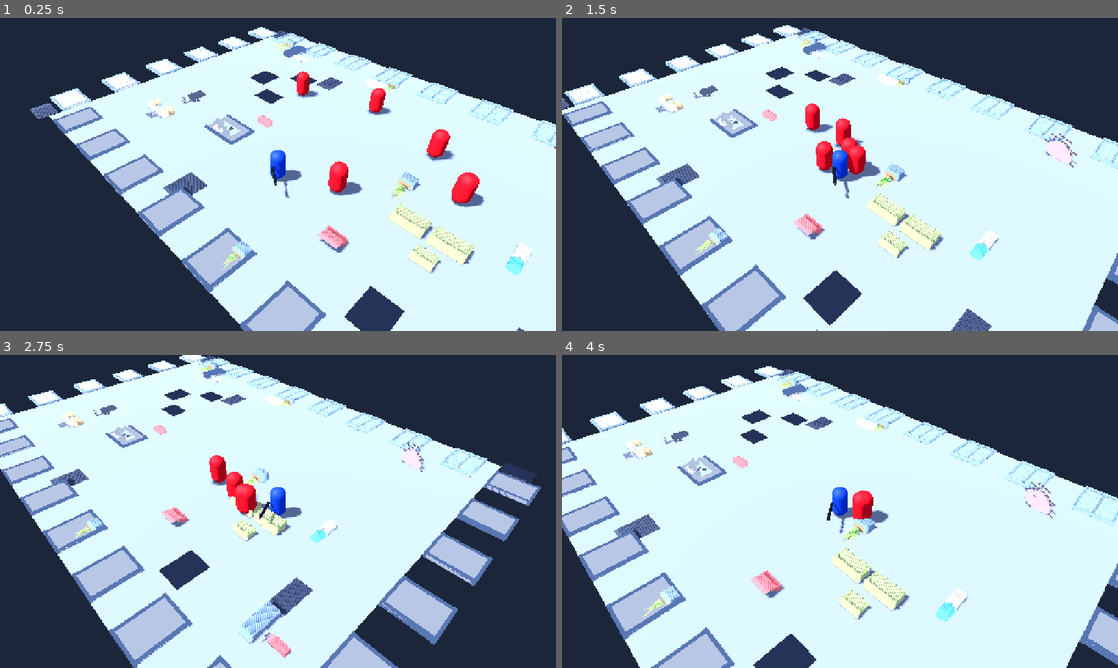
Above: before the commit, frames 1-4 (two rows, left to right).
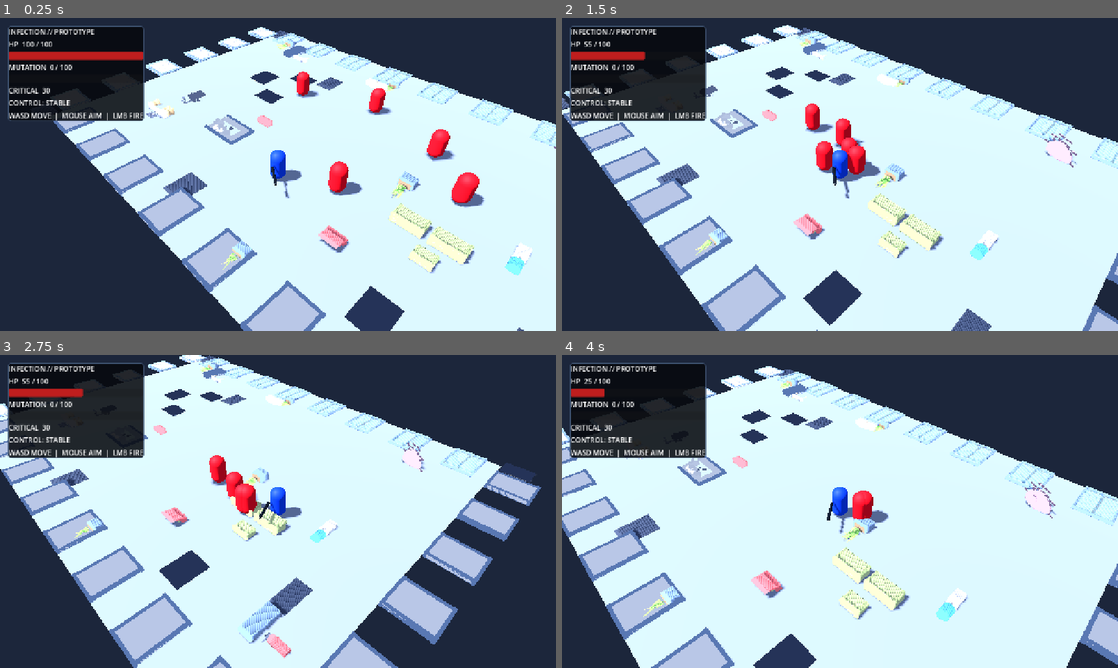
Above: after the commit, the same moments.

Repository: bageus/Infection-shooter
Game: Godot game, scene res://game/bootstrap/app/main.tscn
Same seed, same stepped clock (60 frames per second), same inputs: the game is played once before the commit and once after it.
Inputs (mouse positions are in pixels of both pictures, inside the frame that each line leads up to):
- Up to frame 1 (0.25 s): no input
- Up to frame 2 (1.5 s): move the mouse to (962, 158) at 0.52 s; press the mouse at (962, 158) at 0.53 s; hold D (move_right) 0.53-1.28 s; move the mouse to (728, 190) at 1.27 s; release the mouse at (728, 190) at 1.28 s; hold S (move_down) from 1.28 s (still down); click (728, 190) at 1.35 s
- Up to frame 3 (2.75 s): move the mouse to (333, 442) at 2.02 s; release S (move_down) at 2.03 s; press the mouse at (333, 442) at 2.03 s; hold D (move_right) from 2.03 s (still down)
- Up to frame 4 (4 s): move the mouse to (812, 574) at 2.77 s; release D (move_right) at 2.78 s; release the mouse at (812, 574) at 2.78 s; hold W (move_up) 2.78-3.53 s; click (812, 574) at 2.85 s; move the mouse to (1006, 558) at 3.52 s; press the mouse at (1006, 558) at 3.53 s; hold A (move_left) from 3.53 s (still down)

The runs differ from the first frame. In frame 1, 7.3% of the frame differs, in the area x 1-26%, y 2-33%; in frame 2, 7.4%; in frame 3, 7.4%; in frame 4, 7.4%.

Commit message:
feat: add T002 prototype HUD

Diff:
--- a/game/presentation/office_floor/module.json
+++ b/game/presentation/office_floor/module.json
@@ -3,6 +3,13 @@
   "layer": "presentation",
   "purpose": "Present a hand-authored office combat floor assembled from reusable model and gameplay scenes.",
   "state_owner": [],
-  "public_api": ["public/office_floor.tscn"],
-  "dependencies": ["features.player", "features.infected", "features.infection_source"]
+  "public_api": [
+    "public/office_floor.tscn"
+  ],
+  "dependencies": [
+    "features.player",
+    "features.infected",
+    "features.infection_source",
+    "presentation.prototype_hud"
+  ]
 }
--- a/game/presentation/office_floor/public/office_floor.tscn
+++ b/game/presentation/office_floor/public/office_floor.tscn
@@ -30,6 +30,7 @@
 [ext_resource type="Script" path="res://game/presentation/office_floor/office_floor.gd" id="28_floor_script"]
 [ext_resource type="PackedScene" path="res://game/features/infected/public/infected_capsule.tscn" id="29_enemy"]
 [ext_resource type="PackedScene" path="res://game/features/infection_source/public/infection_source.tscn" id="30_source"]
+[ext_resource type="PackedScene" path="res://game/presentation/prototype_hud/public/prototype_hud.tscn" id="31_hud"]
 
 [sub_resource type="StandardMaterial3D" id="FloorMaterial"]
 albedo_color = Color(0.42, 0.45, 0.5, 1)
@@ -294,3 +295,6 @@
 
 [node name="Infected05" parent="Enemies" instance=ExtResource("29_enemy")]
 position = Vector3(4, 1, 3)
+
+
+[node name="PrototypeHUD" parent="." instance=ExtResource("31_hud")]
--- /dev/null
+++ b/game/presentation/prototype_hud/module.json
@@ -0,0 +1,12 @@
+{
+  "id": "presentation.prototype_hud",
+  "layer": "presentation",
+  "purpose": "Present prototype health, mutation, critical threshold, and control-loss feedback.",
+  "state_owner": [],
+  "public_api": [
+    "public/prototype_hud.tscn"
+  ],
+  "dependencies": [
+    "features.player"
+  ]
+}
--- /dev/null
+++ b/game/presentation/prototype_hud/prototype_hud.gd
@@ -0,0 +1,48 @@
+extends CanvasLayer
+
+@export var player_path: NodePath
+
+@onready var health_bar: ProgressBar = $Margin/Panel/VBox/HealthBar
+@onready var health_label: Label = $Margin/Panel/VBox/HealthLabel
+@onready var mutation_bar: ProgressBar = $Margin/Panel/VBox/MutationBar
+@onready var mutation_label: Label = $Margin/Panel/VBox/MutationLabel
+@onready var critical_label: Label = $Margin/Panel/VBox/CriticalLabel
+@onready var control_label: Label = $Margin/Panel/VBox/ControlLabel
+
+var _player: Node
+var _infection: Node
+
+
+func _ready() -> void:
+	_player = get_node(player_path)
+	_infection = _player.get_node("InfectionRuntime")
+	health_bar.max_value = _player.max_health
+	mutation_bar.max_value = 100.0
+	_refresh()
+
+
+func _process(_delta: float) -> void:
+	_refresh()
+
+
+func _refresh() -> void:
+	if _player == null or _infection == null:
+		return
+
+	health_bar.value = _player.health
+	health_label.text = "HP  %d / %d" % [roundi(_player.health), roundi(_player.max_health)]
+
+	var mutation: float = _infection.call("get_mutation")
+	var critical: float = _infection.call("get_critical_threshold")
+	mutation_bar.value = mutation
+	mutation_label.text = "MUTATION  %d / 100" % roundi(mutation)
+	critical_label.text = "CRITICAL  %d" % roundi(critical)
+
+	if _infection.call("is_defeated"):
+		control_label.text = "CONTROL: DEFEAT"
+	elif _infection.call("is_control_lost"):
+		control_label.text = "CONTROL: LOST"
+	elif mutation >= critical:
+		control_label.text = "CONTROL: UNSTABLE"
+	else:
+		control_label.text = "CONTROL: STABLE"
--- /dev/null
+++ b/game/presentation/prototype_hud/public/prototype_hud.tscn
@@ -0,0 +1,74 @@
+[gd_scene load_steps=5 format=3]
+
+[ext_resource type="Script" path="res://game/presentation/prototype_hud/prototype_hud.gd" id="1_hud"]
+
+[sub_resource type="StyleBoxFlat" id="PanelStyle"]
+bg_color = Color(0.025, 0.035, 0.055, 0.88)
+border_width_left = 2
+border_width_top = 2
+border_width_right = 2
+border_width_bottom = 2
+border_color = Color(0.25, 0.33, 0.45, 0.9)
+corner_radius_top_left = 8
+corner_radius_top_right = 8
+corner_radius_bottom_right = 8
+corner_radius_bottom_left = 8
+
+[sub_resource type="StyleBoxFlat" id="HealthFill"]
+bg_color = Color(0.75, 0.12, 0.12, 1)
+corner_radius_top_left = 3
+corner_radius_top_right = 3
+corner_radius_bottom_right = 3
+corner_radius_bottom_left = 3
+
+[sub_resource type="StyleBoxFlat" id="MutationFill"]
+bg_color = Color(0.18, 0.85, 0.3, 1)
+corner_radius_top_left = 3
+corner_radius_top_right = 3
+corner_radius_bottom_right = 3
+corner_radius_bottom_left = 3
+
+[node name="PrototypeHUD" type="CanvasLayer"]
+script = ExtResource("1_hud")
+player_path = NodePath("../Player")
+
+[node name="Margin" type="MarginContainer" parent="."]
+offset_left = 18.0
+offset_top = 18.0
+offset_right = 318.0
+offset_bottom = 220.0
+
+[node name="Panel" type="PanelContainer" parent="Margin"]
+theme_override_styles/panel = SubResource("PanelStyle")
+
+[node name="VBox" type="VBoxContainer" parent="Margin/Panel"]
+theme_override_constants/separation = 6
+
+[node name="Title" type="Label" parent="Margin/Panel/VBox"]
+text = "INFECTION // PROTOTYPE"
+
+[node name="HealthLabel" type="Label" parent="Margin/Panel/VBox"]
+text = "HP  100 / 100"
+
+[node name="HealthBar" type="ProgressBar" parent="Margin/Panel/VBox"]
+custom_minimum_size = Vector2(270, 18)
+value = 100.0
+show_percentage = false
+theme_override_styles/fill = SubResource("HealthFill")
+
+[node name="MutationLabel" type="Label" parent="Margin/Panel/VBox"]
+text = "MUTATION  0 / 100"
+
+[node name="MutationBar" type="ProgressBar" parent="Margin/Panel/VBox"]
+custom_minimum_size = Vector2(270, 18)
+show_percentage = false
+theme_override_styles/fill = SubResource("MutationFill")
+
+[node name="CriticalLabel" type="Label" parent="Margin/Panel/VBox"]
+text = "CRITICAL  30"
+
+[node name="ControlLabel" type="Label" parent="Margin/Panel/VBox"]
+text = "CONTROL: STABLE"
+
+[node name="Hint" type="Label" parent="Margin/Panel/VBox"]
+text = "WASD MOVE  |  MOUSE AIM  |  LMB FIRE"
Not shown: 1 places in game/presentation/office_floor/public/office_floor.tscn that only renumber resources
Not shown, changed: ACTIVE_TASK.md
Not shown, changed: PROJECT_STATE.md
